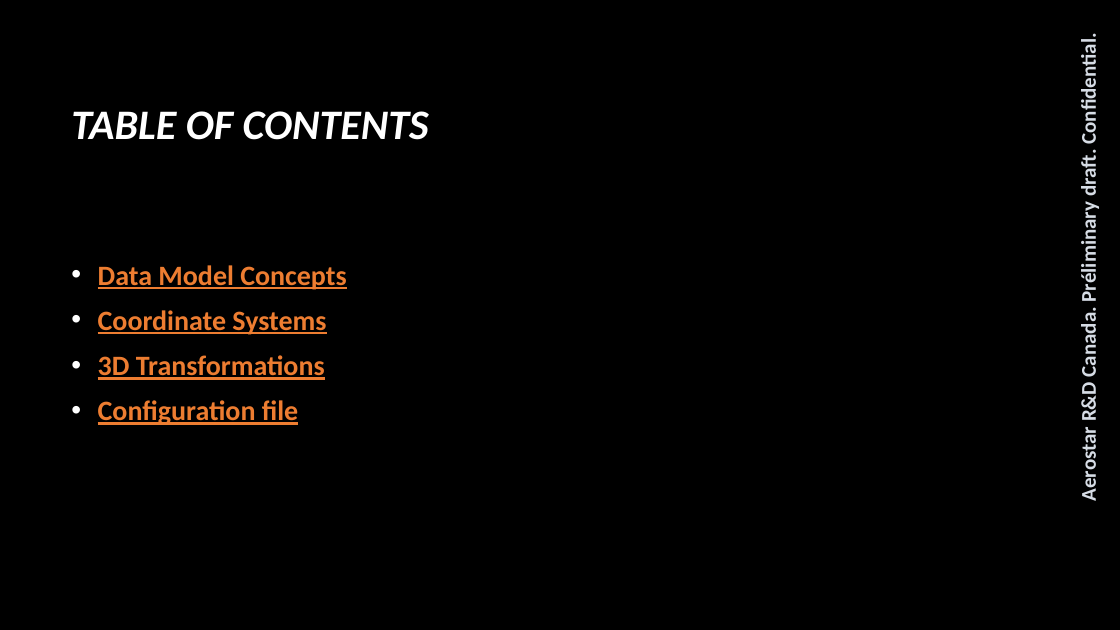
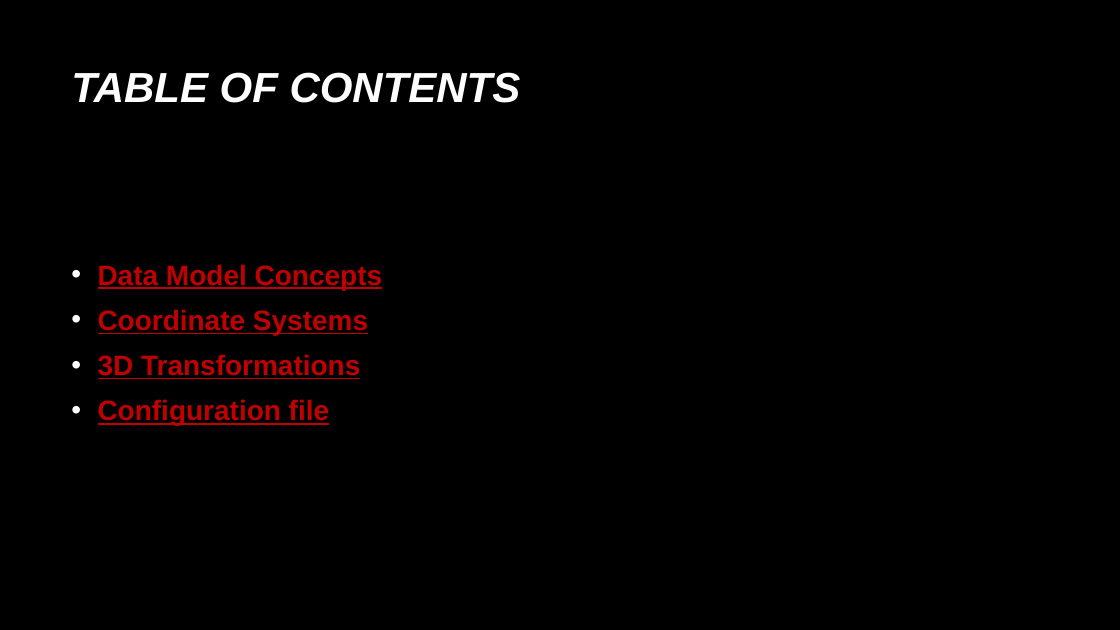
Before and after one commit to samanwaya-jena/EVAL-ADAL6110-16-GUI, a slide deck: slide 2 of docs/AWL Core Software Lib Summary.pptx. Drawn at 1120x630 pixels with LibreOffice and Linux fonts; fonts in the diff are those of the drawing; background and template pictures are left out. Boxes give left, top, right and bottom in pixels: in the first picture for what was removed or moved away, otherwise in the second. Text is boxed around its words. In the diff, an @@ line names an element or a change of style, - is before the commit and + after.

```diff
--- a/docs/AWL Core Software Lib Summary.pptx
+++ b/docs/AWL Core Software Lib Summary.pptx
@@ title "TABLE OF CONTENTS" at box(71, 72, 521, 103): font Calibri to Arial; vertical alignment middle to top @@
@@ text removed at box(1076, 44, 1102, 500) @@
-Aerostar R&D Canada. Préliminary draft. Confidential.
@@ text "Data Model Concepts" at box(98, 264, 383, 426): font Calibri to Arial, text colour #ED7D31 to #C00000 @@
```
Also in this commit, not shown: 24 other slides changed, 3 other files.
